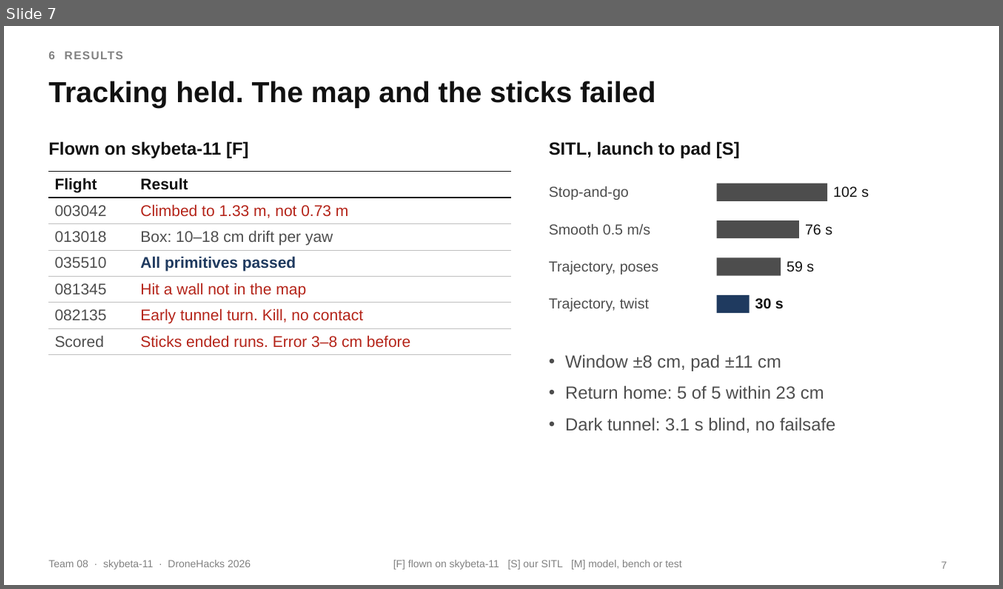
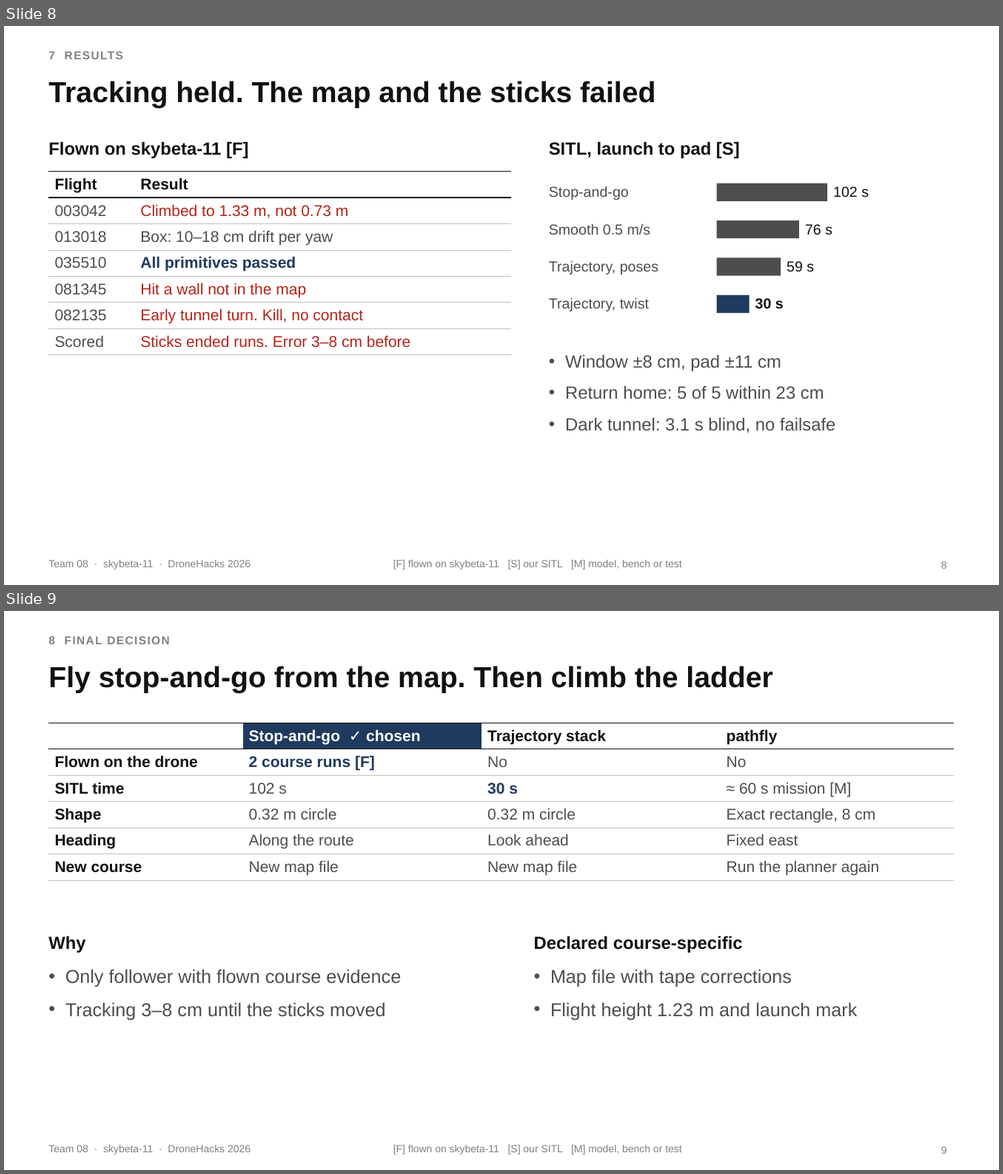
Before and after one commit to moterodiaz/DroneHacks, a slide deck: docs/presentation/DroneHacks-Team08-technical.pptx. Shown one above the other, each under a label of ours: slide 7 before the commit, slides 8 and 9 after it. The pictures are 1003x589 and 1003x1174 pixels, drawn with LibreOffice and Linux fonts; fonts in the diff are those of the drawing. Boxes give left, top, right and bottom in pixels: in the first picture for what was removed or moved away, otherwise in the second. Text is boxed around its words. In the diff, an @@ line names an element or a change of style, - is before the commit and + after.

```diff
--- a/docs/presentation/DroneHacks-Team08-technical.pptx
+++ b/docs/presentation/DroneHacks-Team08-technical.pptx
@@ slide 9 added at box(4, 611, 999, 1170), background #FFFFFF; not listed: 2 template elements that a slide beside it also shows @@
@@ text added at box(48, 636, 169, 644), 11 pt, text #808080, bold @@
+8 FINAL DECISION
@@ title added at box(48, 666, 772, 693), 28 pt, text #111111, bold @@
+Fly stop-and-go from the map. Then climb the ladder
@@ table added at box(48, 723, 954, 878), 6 rows, 4 columns @@
+ | Stop-and-go ✓ chosen | Trajectory stack | pathfly
+Flown on the drone | 2 course runs [F] | No | No
+SITL time | 102 s | 30 s | ≈ 60 s mission [M]
+Shape | 0.32 m circle | 0.32 m circle | Exact rectangle, 8 cm
+Heading | Along the route | Look ahead | Fixed east
+New course | New map file | New map file | Run the planner again
@@ text added at box(48, 936, 85, 953), 17 pt, text #111111, bold @@
+Why
@@ text added at box(534, 936, 743, 953), 17 pt, text #111111, bold @@
+Declared course-specific
@@ text added at box(65, 969, 401, 1020), 18 pt, text #4D4D4D @@
+• Only follower with flown course evidence
+• Tracking 3–8 cm until the sticks moved
@@ text added at box(550, 969, 856, 1020), 18 pt, text #4D4D4D @@
+• Map file with tape corrections
+• Flight height 1.23 m and launch mark
@@ page number added at box(941, 1147, 947, 1154), 10 pt, text #808080 @@
+9
@@ what was slide 7 is now slide 8 @@
@@ slide 8 changed as well @@
@@ text at box(48, 51, 123, 59): text changed @@
-6 RESULTS
+7 RESULTS
@@ page number at box(941, 562, 947, 569): text changed @@
-7
+8
```
Also in this commit, not shown: 5 other slides changed, 3 other slides added, 3 slides removed, 2 other files.
